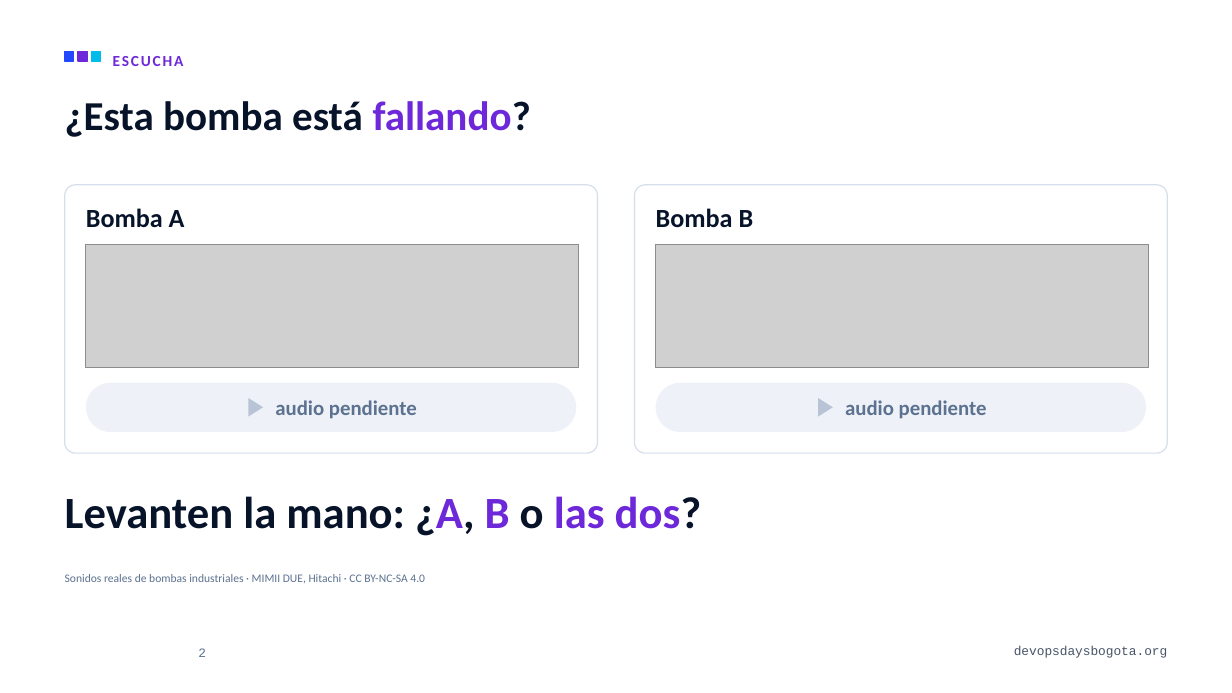
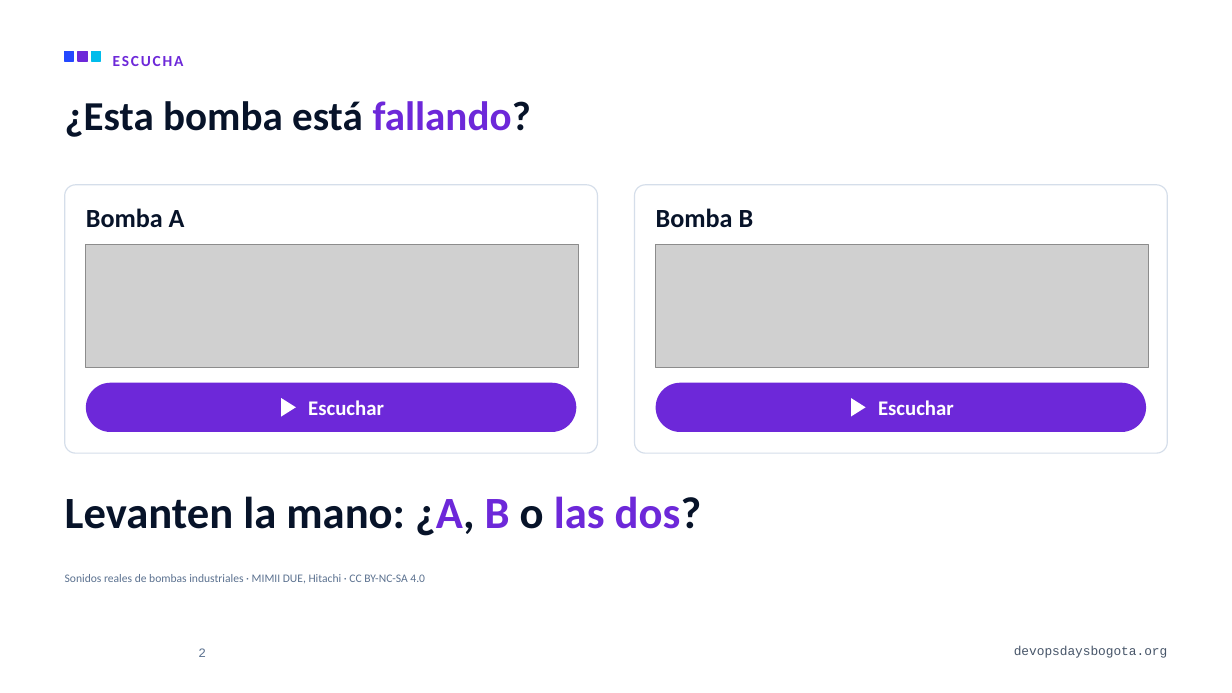
Before and after one commit to alejandro945/mlops-a-ciegas, a slide deck: slide 2 of talk/MLOps-a-ciegas-DevOpsDays-Bogota-2026.pptx. Drawn at 1232x693 pixels with LibreOffice and Linux fonts; fonts in the diff are those of the drawing; grey boxes stand for pictures; background and template pictures are left out. Boxes give left, top, right and bottom in pixels: in the first picture for what was removed or moved away, otherwise in the second. Text is boxed around its words. In the diff, an @@ line names an element or a change of style, - is before the commit and + after.

```diff
--- a/talk/MLOps-a-ciegas-DevOpsDays-Bogota-2026.pptx
+++ b/talk/MLOps-a-ciegas-DevOpsDays-Bogota-2026.pptx
@@ rounded rectangle at bbox=[86, 383, 577, 432]: fill #EEF2F8 to #6D28D9 @@
@@ rounded rectangle at bbox=[656, 383, 1147, 432]: fill #EEF2F8 to #6D28D9 @@
@@ freeform shape: place and size @@
-freeform shape at bbox=[249, 398, 263, 417]
+freeform shape at bbox=[281, 398, 296, 417]
@@ freeform shape at bbox=[281, 398, 296, 417]: fill #B8C4D6 to #FFFFFF @@
@@ text at bbox=[308, 400, 384, 415]: text changed; text colour #5C7290 to #FFFFFF @@
-audio pendiente
+Escuchar
@@ freeform shape: place and size @@
-freeform shape at bbox=[819, 398, 834, 417]
+freeform shape at bbox=[851, 398, 866, 417]
@@ freeform shape at bbox=[851, 398, 866, 417]: fill #B8C4D6 to #FFFFFF @@
@@ text at bbox=[878, 400, 954, 415]: text changed; text colour #5C7290 to #FFFFFF @@
-audio pendiente
+Escuchar
```
Also in this commit, not shown: 28 other slides changed, 1 slide added, 3 slides removed, 29 other files.
